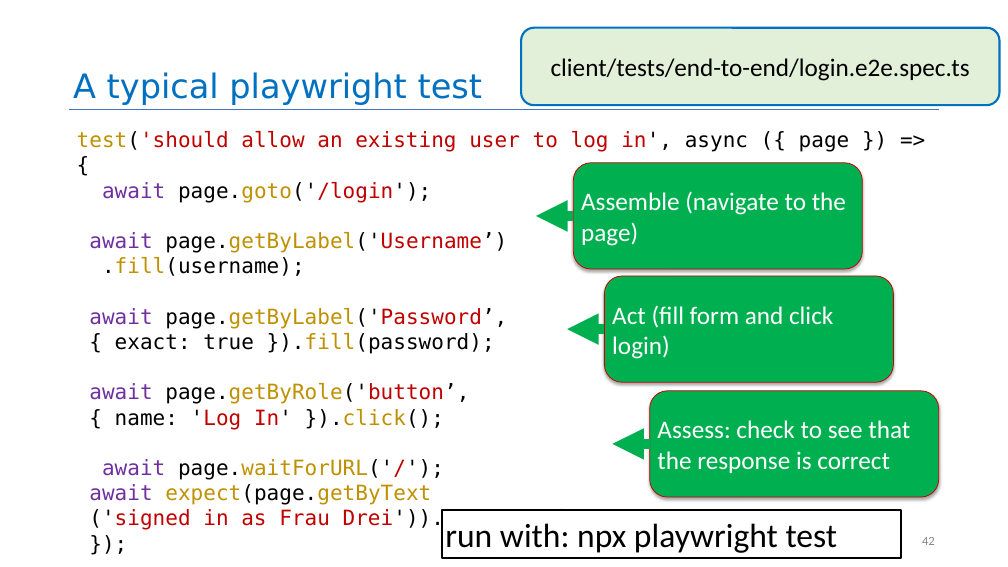
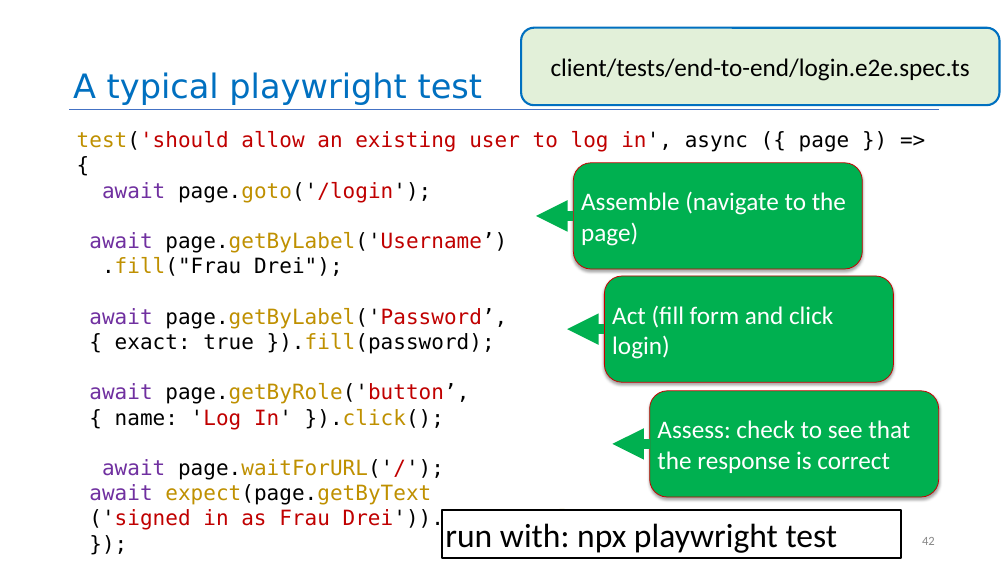
Before and after one commit to neu-se/CS4530-Spring-2026, a slide deck: slide 42 of Slides/Module 06 React Hooks.pptx. Drawn at 1008x567 pixels with LibreOffice and Linux fonts; fonts in the diff are those of the drawing. Boxes give left, top, right and bottom in pixels: in the first picture for what was removed or moved away, otherwise in the second. Text is boxed around its words. In the diff, an @@ line names an element or a change of style, - is before the commit and + after.

```diff
--- a/Slides/Module 06 React Hooks.pptx
+++ b/Slides/Module 06 React Hooks.pptx
@@ text at [102, 257, 343, 276]: text changed @@
-.fill(username);
+.fill("Frau Drei");
```
Also in this commit, not shown: 4 other slides changed, 1 other file.
